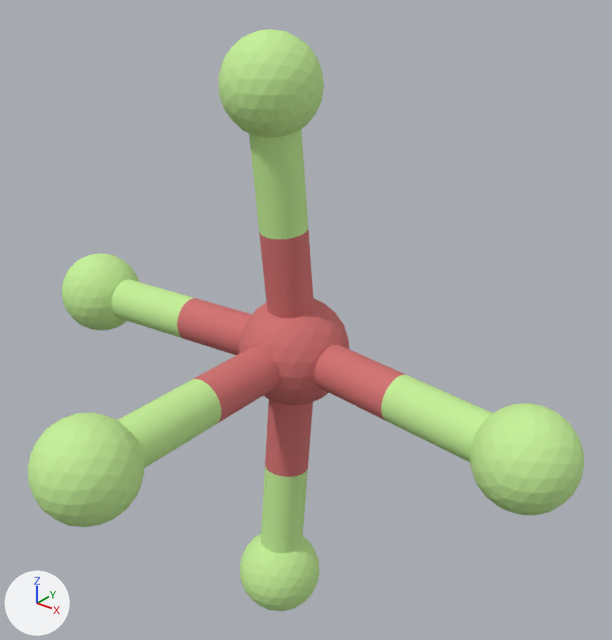
What one commit did to the glTF model assets/molecule/BrF5/BrF5.gltf.
Rendered twice from a camera (50 mm lens) standing at (2.11, -2.46, 3.89) and looking at (0.13, 0.01, 2.36). Arrows for +X, +Y and +Z are at lower left; the lights stay in place. Where no turn or scale is listed for an object, it has been applied to the vertices.

Before the edit, the objects in view are built like this:
```python
ob_shape_indexedfaceset = bpy.data.objects.new('Shape_IndexedFaceSet', me_shape_indexedfaceset_014)
ob_shape_indexedfaceset.location = (-0.096, 0.207, 2.065)
ob_shape_indexedfaceset_001 = bpy.data.objects.new('Shape_IndexedFaceSet.001', me_shape_indexedfaceset_015)
ob_shape_indexedfaceset_001.location = (-1.309, 0.078, 2.065)
ob_shape_indexedfaceset_003 = bpy.data.objects.new('Shape_IndexedFaceSet.003', me_shape_indexedfaceset_017)
ob_shape_indexedfaceset_003.location = (1.118, 0.078, 2.065)
ob_shape_indexedfaceset_004 = bpy.data.objects.new('Shape_IndexedFaceSet.004', me_shape_indexedfaceset_018)
ob_shape_indexedfaceset_004.location = (-0.096, -0.977, 2.065)
ob_shape_indexedfaceset_005 = bpy.data.objects.new('Shape_IndexedFaceSet.005', me_shape_indexedfaceset_019)
ob_shape_indexedfaceset_005.location = (-0.096, 0.078, 3.278)
ob_shape_indexedfaceset_005.rotation_euler = (1.571, 0.0, -3.142)  # degrees (90, 0, -180)
ob_shape_indexedfaceset_005.scale = (0.205, 0.205, 0.205)
ob_shape_indexedfaceset_006 = bpy.data.objects.new('Shape_IndexedFaceSet.006', me_shape_indexedfaceset_020)
ob_shape_indexedfaceset_006.location = (-0.096, 0.175, 2.368)
ob_shape_indexedfaceset_006.rotation_euler = (-1.464, 0.0, 0.0)  # degrees (-84, 0, 0)
ob_shape_indexedfaceset_006.scale = (0.105, 0.61, 0.105)
ob_shape_indexedfaceset_008 = bpy.data.objects.new('Shape_IndexedFaceSet.008', me_shape_indexedfaceset_022)
ob_shape_indexedfaceset_008.location = (-0.096, 0.11, 2.975)
ob_shape_indexedfaceset_016 = bpy.data.objects.new('Shape_IndexedFaceSet.016', me_shape_indexedfaceset_030)
ob_shape_indexedfaceset_016.location = (-0.096, 0.175, 1.761)
ob_shape_indexedfaceset_016.rotation_euler = (1.464, 0.0, 0.0)  # degrees (84, 0, 0)
ob_shape_indexedfaceset_016.scale = (0.105, 0.61, 0.105)
ob_shape_indexedfaceset_017 = bpy.data.objects.new('Shape_IndexedFaceSet.017', me_shape_indexedfaceset_031)
ob_shape_indexedfaceset_017.location = (-0.096, 0.11, 1.154)
# also in view: 'Shape_IndexedFaceSet.002' at (-0.1, 0.08, 0.85); 'Shape_IndexedFaceSet.020' at (-1.01, 0.11, 2.06); 'Shape_IndexedFaceSet.014' at (0.81, 0.11, 2.06); 'Shape_IndexedFaceSet.011' at (-0.1, -0.68, 2.06); 'Shape_IndexedFaceSet.013' at (0.21, 0.17, 2.06)
```
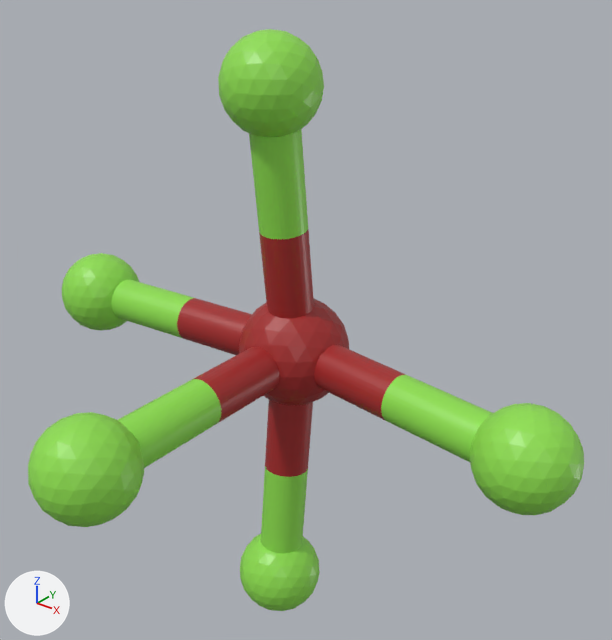
The newer file is also rescaled (x0.197), turned or shifted as a whole; pictures and numbers use the older file's frame.

What differs and where, as boxes [x1, y1, x2, y2] in the pictures (612 x 640 px):
'Shape_IndexedFaceSet.004', recoloured: [28, 412, 144, 527] in both
'Shape_IndexedFaceSet.003', recoloured: [470, 403, 584, 515] in both
'Shape_IndexedFaceSet.005', recoloured: [218, 29, 324, 137] in both
'Shape_IndexedFaceSet', recoloured (pink to red): [239, 298, 349, 406] in both
'Shape_IndexedFaceSet.008', recoloured: [249, 129, 308, 239] in both
'Shape_IndexedFaceSet.014', recoloured: [381, 375, 493, 462] in both
'Shape_IndexedFaceSet.011', recoloured: [118, 379, 221, 468] in both
'Shape_IndexedFaceSet.001', recoloured: [62, 253, 139, 330] in both
'Shape_IndexedFaceSet.006', recoloured: [259, 230, 314, 318] in both
'Shape_IndexedFaceSet.013', recoloured (pink to red): [314, 345, 406, 421] in both
'Shape_IndexedFaceSet.010', recoloured (pink to red): [194, 347, 279, 423] in both
'Shape_IndexedFaceSet.017', recoloured: [261, 467, 308, 553] in both
'Shape_IndexedFaceSet.016', recoloured: [265, 399, 313, 477] in both
'Shape_IndexedFaceSet.020', recoloured: [111, 280, 193, 338] in both
'Shape_IndexedFaceSet.019', recoloured (pink to red): [177, 298, 252, 355] in both

The change, as a diff of the scene's bpy script:
```diff
--- a/assets/molecule/BrF5/BrF5.gltf.py
+++ b/assets/molecule/BrF5/BrF5.gltf.py
@@ me_shape_indexedfaceset_014 @@
 me_shape_indexedfaceset_014.from_pydata(...)  # 162 vertices, 320 faces; spans x -0.256..0.256, y -0.256..0.256, z -0.256..0.256
-me_shape_indexedfaceset_014.materials.append(mat_shape_002)  # pink #d37171
+me_shape_indexedfaceset_014.materials.append(mat_shape_004)  # red #a62929
@@ me_shape_indexedfaceset_015 @@
 me_shape_indexedfaceset_015.from_pydata(...)  # 162 vertices, 320 faces; spans x -0.205..0.205, y -0.205..0.205, z -0.205..0.205
-me_shape_indexedfaceset_015.materials.append(mat_shape_003)  # green #c6f198
+me_shape_indexedfaceset_015.materials.append(mat_shape_005)  # green #90e050
@@ me_shape_indexedfaceset_017 @@
 me_shape_indexedfaceset_017.from_pydata(...)  # 162 vertices, 320 faces; spans x -0.205..0.205, y -0.205..0.205, z -0.205..0.205
-me_shape_indexedfaceset_017.materials.append(mat_shape_003)  # green #c6f198
+me_shape_indexedfaceset_017.materials.append(mat_shape_005)  # green #90e050
@@ me_shape_indexedfaceset_018 @@
 me_shape_indexedfaceset_018.from_pydata(...)  # 162 vertices, 320 faces; spans x -0.205..0.205, y -0.205..0.205, z -0.205..0.205
-me_shape_indexedfaceset_018.materials.append(mat_shape_003)  # green #c6f198
+me_shape_indexedfaceset_018.materials.append(mat_shape_005)  # green #90e050
@@ me_shape_indexedfaceset_022 @@
 me_shape_indexedfaceset_022.from_pydata(...)  # 74 vertices, 144 faces; spans x -0.105..0.105, y -0.137..0.136, z -0.314..0.315
-me_shape_indexedfaceset_022.materials.append(mat_shape_003)  # green #c6f198
+me_shape_indexedfaceset_022.materials.append(mat_shape_005)  # green #90e050
@@ me_shape_indexedfaceset_025 @@
 me_shape_indexedfaceset_025.from_pydata(...)  # 74 vertices, 144 faces; spans x -0.105..0.105, y -0.296..0.296, z -0.105..0.105
-me_shape_indexedfaceset_025.materials.append(mat_shape_003)  # green #c6f198
+me_shape_indexedfaceset_025.materials.append(mat_shape_005)  # green #90e050
@@ me_shape_indexedfaceset_027 @@
 me_shape_indexedfaceset_027.from_pydata(...)  # 74 vertices, 144 faces; spans x -0.315..0.315, y -0.137..0.136, z -0.105..0.105
-me_shape_indexedfaceset_027.materials.append(mat_shape_002)  # pink #d37171
+me_shape_indexedfaceset_027.materials.append(mat_shape_004)  # red #a62929
@@ me_shape_indexedfaceset_028 @@
 me_shape_indexedfaceset_028.from_pydata(...)  # 74 vertices, 144 faces; spans x -0.315..0.315, y -0.136..0.137, z -0.105..0.105
-me_shape_indexedfaceset_028.materials.append(mat_shape_003)  # green #c6f198
+me_shape_indexedfaceset_028.materials.append(mat_shape_005)  # green #90e050
@@ me_shape_indexedfaceset_029 @@
 me_shape_indexedfaceset_029.from_pydata(...)  # 162 vertices, 320 faces; spans x -1.0..1.0, y -1.0..1.0, z -1.0..1.0
-me_shape_indexedfaceset_029.materials.append(mat_shape_003)  # green #c6f198
+me_shape_indexedfaceset_029.materials.append(mat_shape_005)  # green #90e050
@@ me_shape_indexedfaceset_031 @@
 me_shape_indexedfaceset_031.from_pydata(...)  # 74 vertices, 144 faces; spans x -0.105..0.105, y -0.137..0.136, z -0.315..0.314
-me_shape_indexedfaceset_031.materials.append(mat_shape_003)  # green #c6f198
+me_shape_indexedfaceset_031.materials.append(mat_shape_005)  # green #90e050
@@ me_shape_indexedfaceset_033 @@
 me_shape_indexedfaceset_033.from_pydata(...)  # 74 vertices, 144 faces; spans x -0.315..0.315, y -0.137..0.136, z -0.105..0.105
-me_shape_indexedfaceset_033.materials.append(mat_shape_002)  # pink #d37171
+me_shape_indexedfaceset_033.materials.append(mat_shape_004)  # red #a62929
@@ me_shape_indexedfaceset_034 @@
 me_shape_indexedfaceset_034.from_pydata(...)  # 74 vertices, 144 faces; spans x -1.0..1.0, y -0.5..0.5, z -1.0..1.0
-me_shape_indexedfaceset_034.materials.append(mat_shape_003)  # green #c6f198
+me_shape_indexedfaceset_034.materials.append(mat_shape_004)  # red #a62929
@@ me_shape_indexedfaceset_044 @@
+me_shape_indexedfaceset_044.from_pydata(...)  # a 36-sided cylinder along y spanning x -1.0..1.0, y -0.5..0.5, z -1.0..1.0
+me_shape_indexedfaceset_044.materials.append(mat_shape_005)  # green #90e050
@@ me_shape_indexedfaceset_040 @@
+me_shape_indexedfaceset_040.from_pydata(...)  # a 36-sided cylinder along y spanning x -1.0..1.0, y -0.5..0.5, z -1.0..1.0
+me_shape_indexedfaceset_040.materials.append(mat_shape_004)  # red #a62929
@@ ob_shape_indexedfaceset_005 @@
-ob_shape_indexedfaceset_005 = bpy.data.objects.new('Shape_IndexedFaceSet.005', me_shape_indexedfaceset_019)
+ob_shape_indexedfaceset_005 = bpy.data.objects.new('Shape_IndexedFaceSet.005', me_shape_indexedfaceset_029)
 ob_shape_indexedfaceset_005.location = (-0.096, 0.078, 3.278)
@@ ob_shape_indexedfaceset_010 @@
-ob_shape_indexedfaceset_010 = bpy.data.objects.new('Shape_IndexedFaceSet.010', me_shape_indexedfaceset_024)
+ob_shape_indexedfaceset_010 = bpy.data.objects.new('Shape_IndexedFaceSet.010', me_shape_indexedfaceset_034)
 ob_shape_indexedfaceset_010.location = (-0.096, -0.089, 2.065)
@@ ob_shape_indexedfaceset_016 @@
-ob_shape_indexedfaceset_016 = bpy.data.objects.new('Shape_IndexedFaceSet.016', me_shape_indexedfaceset_030)
+ob_shape_indexedfaceset_016 = bpy.data.objects.new('Shape_IndexedFaceSet.016', me_shape_indexedfaceset_040)
 ob_shape_indexedfaceset_016.location = (-0.096, 0.175, 1.761)
@@ ob_shape_indexedfaceset_020 @@
-ob_shape_indexedfaceset_020 = bpy.data.objects.new('Shape_IndexedFaceSet.020', me_shape_indexedfaceset_034)
+ob_shape_indexedfaceset_020 = bpy.data.objects.new('Shape_IndexedFaceSet.020', me_shape_indexedfaceset_044)
 ob_shape_indexedfaceset_020.location = (-1.006, 0.11, 2.065)
```
